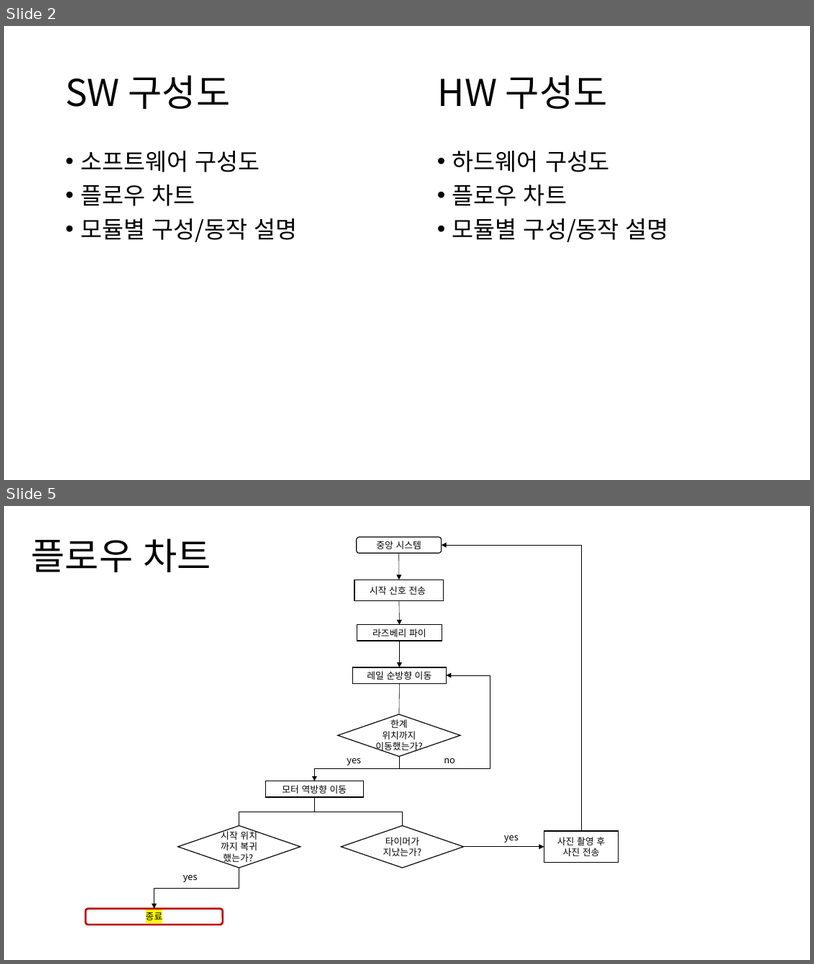
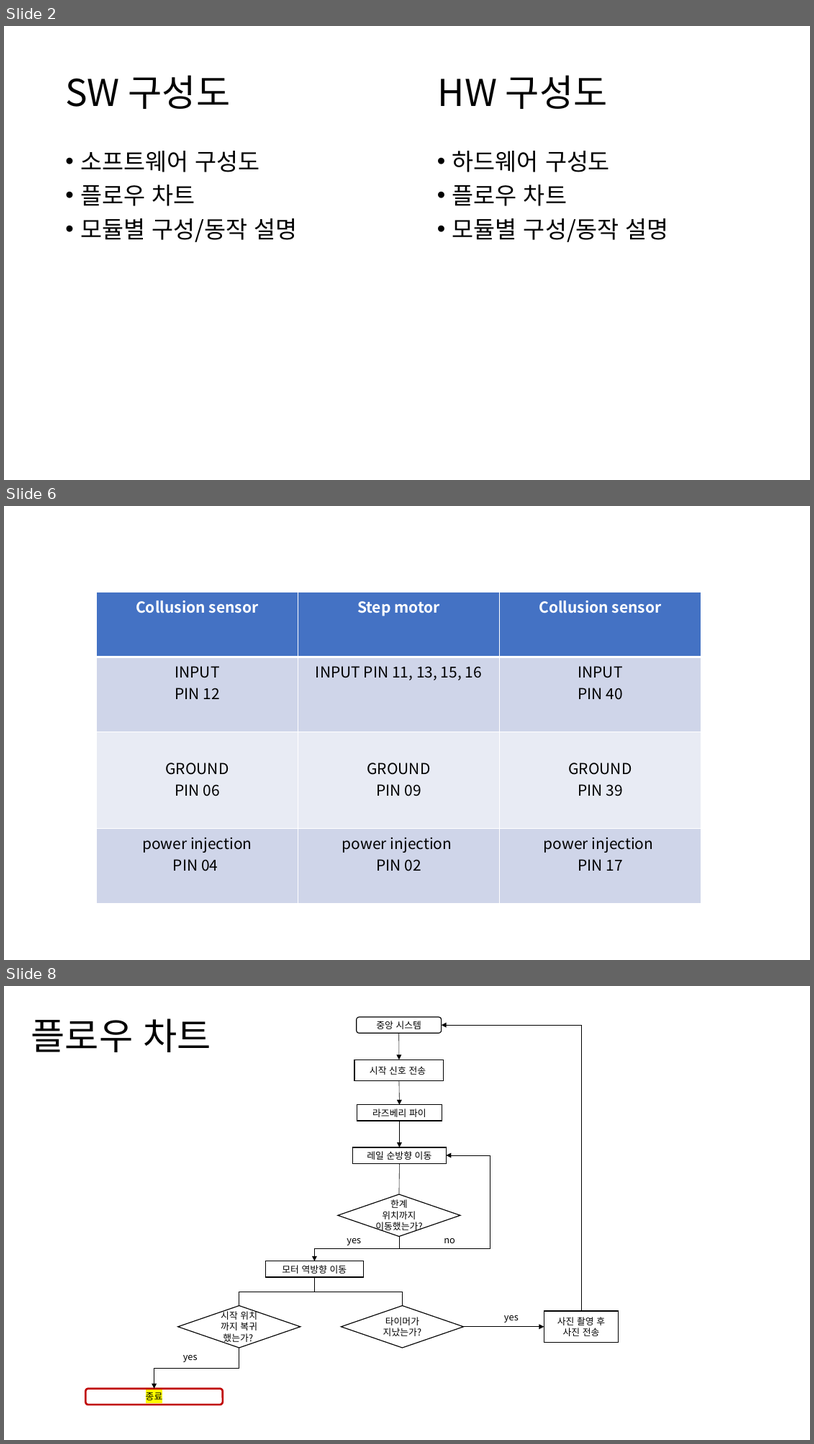
Before and after one commit to kang-beep/SmartForm_CameraModule, a slide deck: 스마트팜 카메라 모듈 구성도.pptx. Shown one above the other, each under a label of ours: slides 2 and 5 before the commit, slides 2, 6 and 8 after it; the slides between them are not shown. The pictures are 814x964 and 814x1444 pixels, drawn with LibreOffice and Linux fonts; fonts in the diff are those of the drawing. Boxes give left, top, right and bottom in pixels: in the first picture for what was removed or moved away, otherwise in the second. Text is boxed around its words. In the diff, an @@ line names an element or a change of style, - is before the commit and + after.

```diff
--- a/스마트팜 카메라 모듈 구성도.pptx
+++ b/스마트팜 카메라 모듈 구성도.pptx
@@ slide 6 added at [4,506,810,960], background #FFFFFF @@
@@ table added at [97,592,701,903], 4 rows, 3 columns @@
+Collusion sensor | Step motor | Collusion sensor
+INPUT / PIN 12 | INPUT PIN 11, 13, 15, 16 | INPUT / PIN 40
+GROUND / PIN 06 | GROUND / PIN 09 | GROUND / PIN 39
+power injection / PIN 04 | power injection / PIN 02 | power injection / PIN 17
@@ what was slide 5 is now slide 8 @@
```
Also in this commit, not shown: 5 slides changed, 8 other slides added, 2 slides removed.
